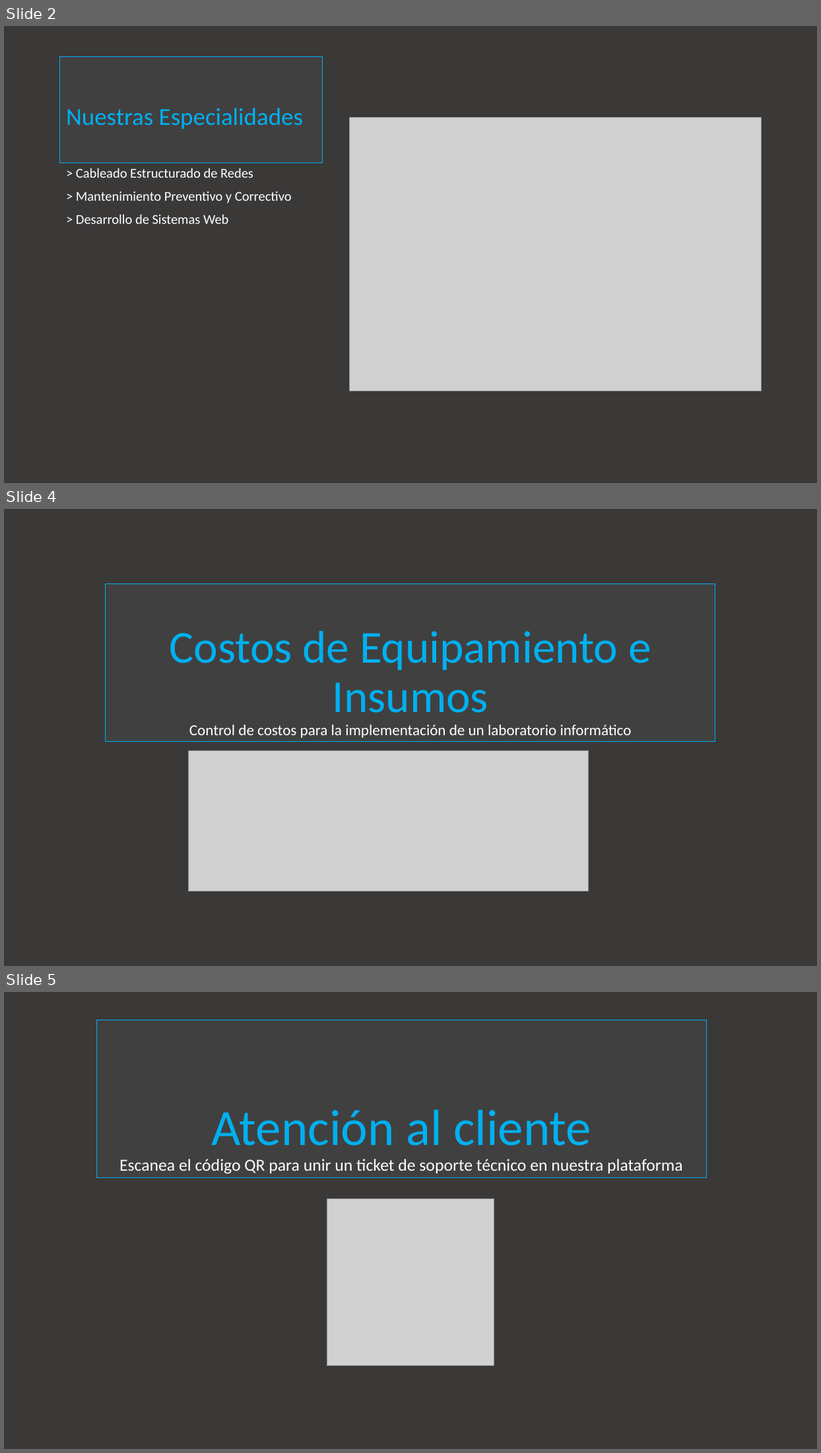
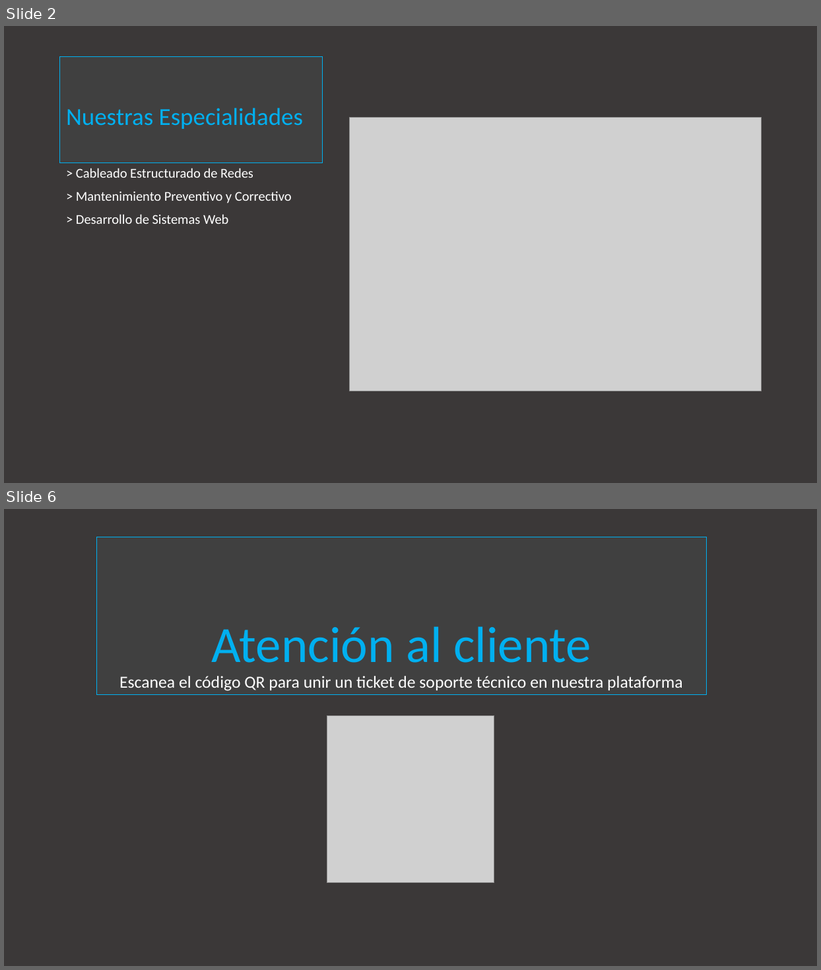
Before and after one commit to 92jhonna92-lab/Ofimatica, a slide deck: powerpoint/Practica1PowerPoint.pptx. Shown one above the other, each under a label of ours: slides 2, 4 and 5 before the commit, slides 2 and 6 after it; the slides between them are not shown. The pictures are 821x1453 and 821x970 pixels, drawn with LibreOffice and Linux fonts; fonts in the diff are those of the drawing; grey boxes stand for pictures. Boxes give left, top, right and bottom in pixels: in the first picture for what was removed or moved away, otherwise in the second. Text is boxed around its words. In the diff, an @@ line names an element or a change of style, - is before the commit and + after.

```diff
--- a/powerpoint/Practica1PowerPoint.pptx
+++ b/powerpoint/Practica1PowerPoint.pptx
@@ slide 4 removed at bbox=[4, 509, 817, 966], background #3B3838 @@
@@ title removed at bbox=[106, 584, 716, 742] @@
-Costos de Equipamiento e Insumos
-Control de costos para la implementación de un laboratorio informático
@@ picture removed at bbox=[188, 751, 589, 891] @@
@@ what was slide 5 is now slide 6 @@
```
Also in this commit, not shown: 1 slide changed, 3 slides added, 1 other slide removed, 1 other file.
